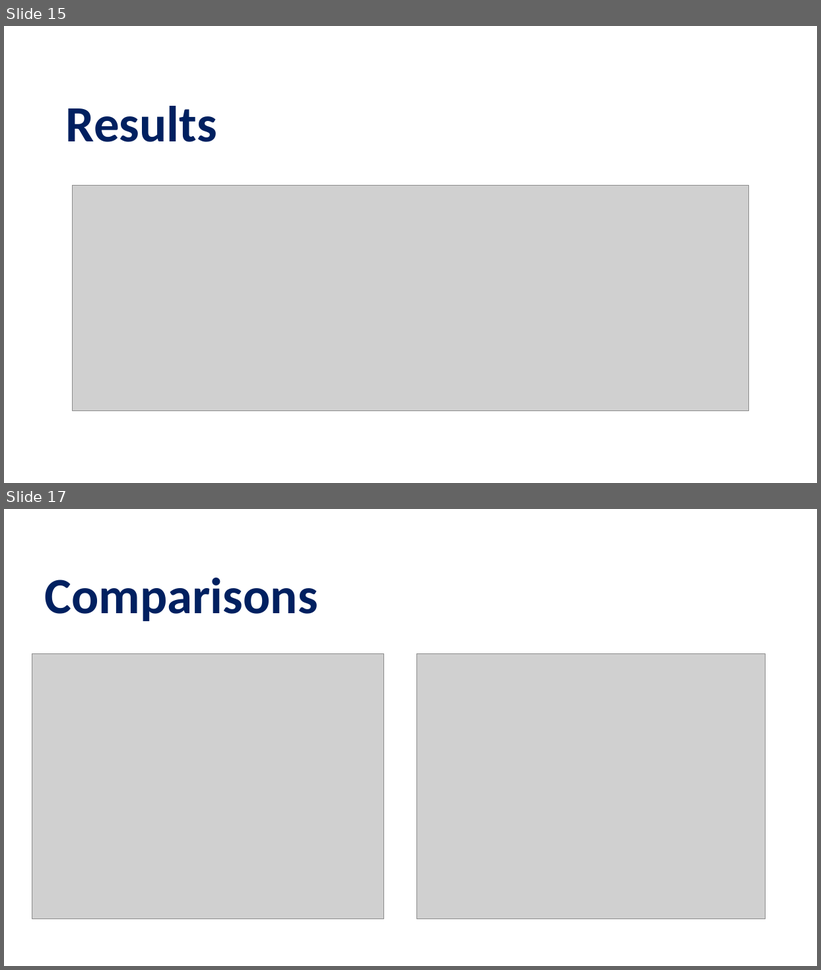
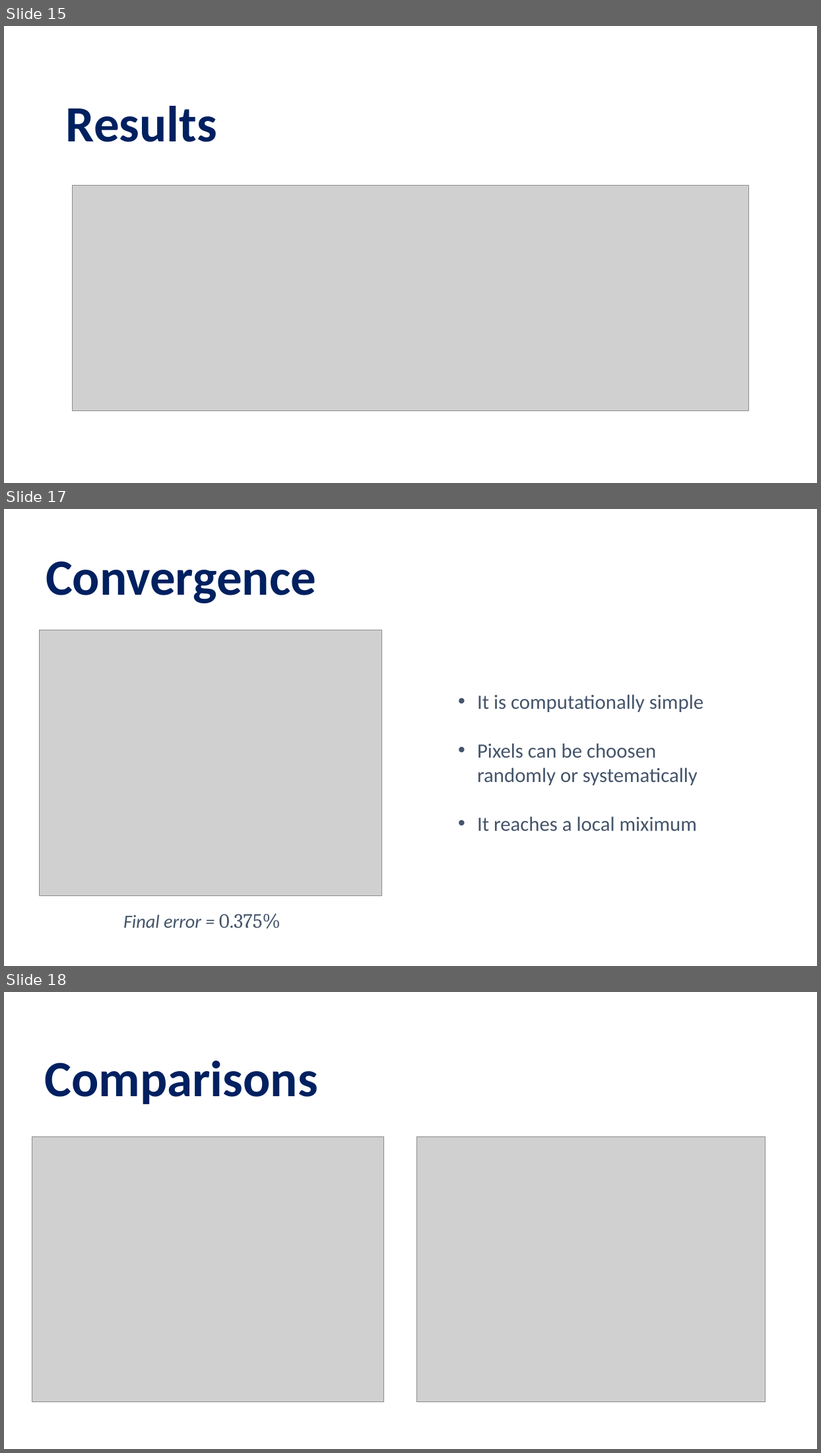
Before and after one commit to pettepiero/Ising-image-denoising, a slide deck: pml.pptm. Shown one above the other, each under a label of ours: slides 15 and 17 before the commit, slides 15, 17 and 18 after it; the slides between them are not shown. The pictures are 821x970 and 821x1453 pixels, drawn with LibreOffice and Linux fonts; fonts in the diff are those of the drawing; grey boxes stand for pictures. Boxes give left, top, right and bottom in pixels: in the first picture for what was removed or moved away, otherwise in the second. Text is boxed around its words. In the diff, an @@ line names an element or a change of style, - is before the commit and + after.

```diff
--- a/pml.pptm
+++ b/pml.pptm
@@ slide 17 added at (4, 509, 817, 966), background #FFFFFF @@
@@ title added at (46, 561, 316, 603), 60 pt, text #002060, bold @@
+Convergence
@@ picture added at (40, 630, 382, 896) @@
@@ text added at (477, 694, 704, 832), 24 pt, text #44546A @@
+• It is computationally simple
+• Pixels can be choosen randomly or systematically
+• It reaches a local miximum
@@ text added at (123, 914, 281, 929), 22 pt, text #44546A, italic @@
+Final error = 0.375%
@@ what was slide 17 is now slide 18 @@
```
Also in this commit, not shown: 3 slides changed.
